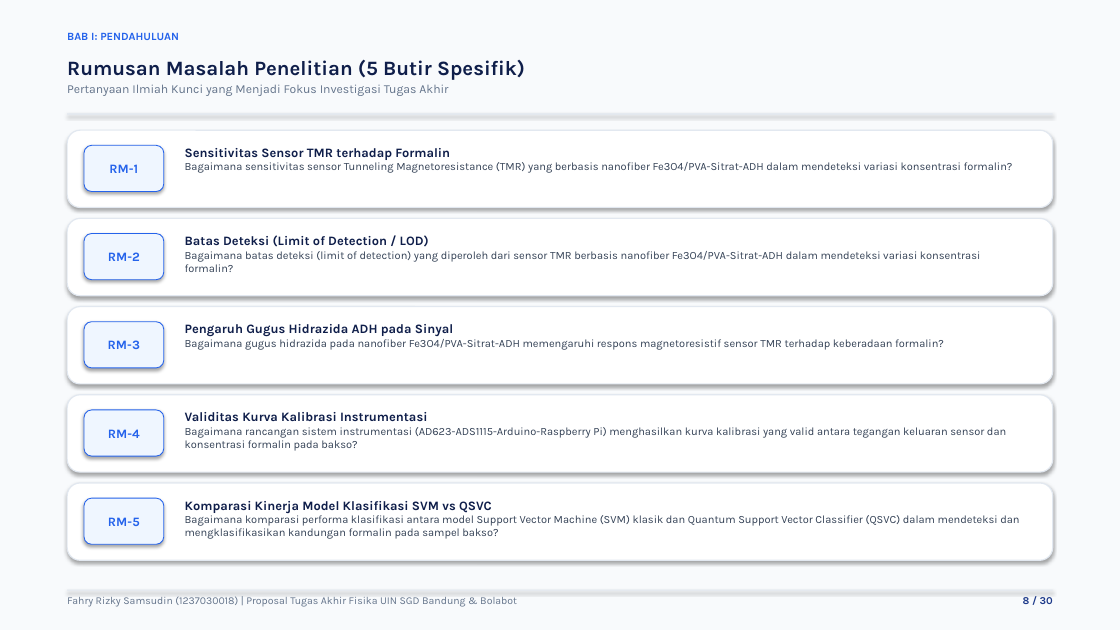
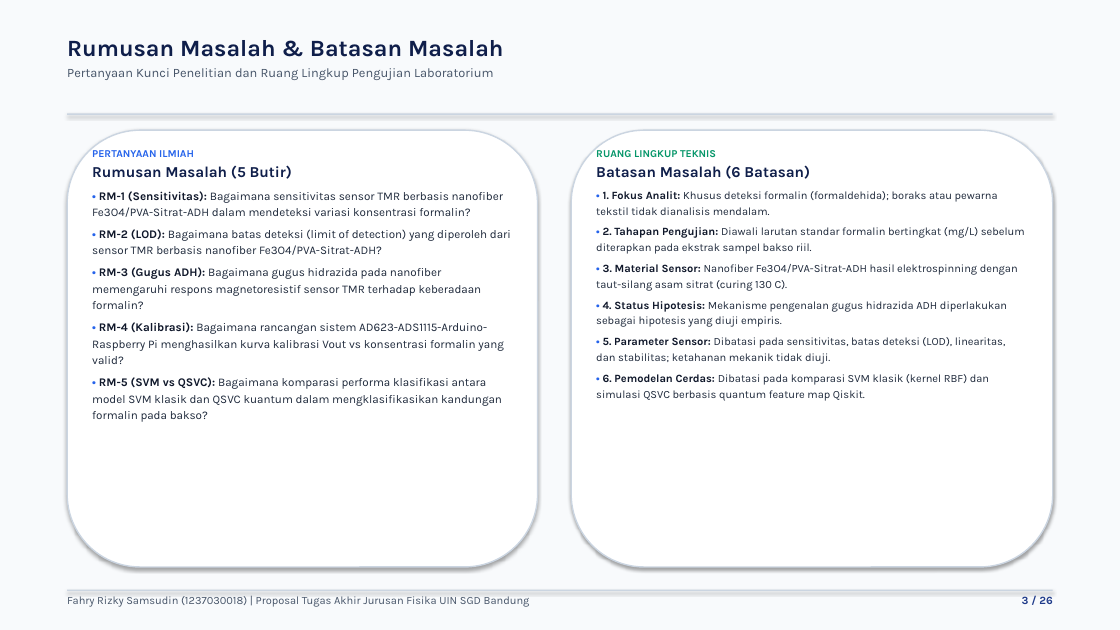
Before and after one commit to fahryrzky/PROPOSAL-TA-Fahry-RIzky-Samsudin, a slide deck: slide 3 of Proposal_TA_Fahry_Rizky_Samsudin.pptx (slide 8 before the commit). Drawn at 1120x630 pixels with LibreOffice and Linux fonts; fonts in the diff are those of the drawing. Boxes give left, top, right and bottom in pixels: in the first picture for what was removed or moved away, otherwise in the second. Text is boxed around its words. In the diff, an @@ line names an element or a change of style, - is before the commit and + after.

```diff
--- a/Proposal_TA_Fahry_Rizky_Samsudin.pptx
+++ b/Proposal_TA_Fahry_Rizky_Samsudin.pptx
@@ text at <box>67,40,503,80</box>: text changed; size 9.5 to 11 pt; text colour #2563EB to #475569; bold off @@
-BAB I: PENDAHULUAN
+Rumusan Masalah & Batasan Masalah
+Pertanyaan Kunci Penelitian dan Ruang Lingkup Pengujian Laboratorium
@@ text removed at <box>67,59,525,96</box> @@
-Rumusan Masalah Penelitian (5 Butir Spesifik)
-Pertanyaan Ilmiah Kunci yang Menjadi Fokus Investigasi Tugas Akhir
@@ rectangle at <box>67,113,1053,115</box>: fill #E2E8F0 to #CBD5E1 @@
@@ rounded rectangle removed at <box>67,130,1053,208</box> @@
@@ rounded rectangle added at <box>67,130,538,567</box>, fill #FFFFFF, outline #CBD5E1 1.2 pt @@
@@ rounded rectangle removed at <box>84,145,164,192</box> @@
-RM-1
@@ rounded rectangle added at <box>571,130,1053,567</box>, fill #FFFFFF, outline #CBD5E1 1.2 pt @@
@@ text added at <box>92,150,511,422</box>, 10 pt, text #1E293B @@
+PERTANYAAN ILMIAH
+Rumusan Masalah (5 Butir)
+• RM-1 (Sensitivitas): Bagaimana sensitivitas sensor TMR berbasis nanofiber Fe3O4/PVA-Sitrat-ADH dalam mendeteksi variasi konsentrasi formalin?
+• RM-2 (LOD): Bagaimana batas deteksi (limit of detection) yang diperoleh dari sensor TMR berbasis nanofiber Fe3O4/PVA-Sitrat-ADH?
+• RM-3 (Gugus ADH): Bagaimana gugus hidrazida pada nanofiber memengaruhi respons magnetoresistif sensor TMR terhadap keberadaan formalin?
+• RM-4 (Kalibrasi): Bagaimana rancangan sistem AD623-ADS1115-Arduino-Raspberry Pi menghasilkan kurva kalibrasi Vout vs konsentrasi formalin yang valid?
+• RM-5 (SVM vs QSVC): Bagaimana komparasi performa klasifikasi antara model SVM klasik dan QSVC kuantum dalam mengklasifikasikan kandungan formalin pada bakso?
@@ text at <box>596,150,1025,401</box>: text changed; text colour #334155 to #1E293B @@
-Sensitivitas Sensor TMR terhadap Formalin
-Bagaimana sensitivitas sensor Tunneling Magnetoresistance (TMR) yang berbasis nanofiber Fe3O4/PVA-Sitrat-ADH dalam mendeteksi variasi konsentrasi formalin?
+RUANG LINGKUP TEKNIS
+Batasan Masalah (6 Batasan)
+• 1. Fokus Analit: Khusus deteksi formalin (formaldehida); boraks atau pewarna tekstil tidak dianalisis mendalam.
+• 2. Tahapan Pengujian: Diawali larutan standar formalin bertingkat (mg/L) sebelum diterapkan pada ekstrak sampel bakso riil.
+• 3. Material Sensor: Nanofiber Fe3O4/PVA-Sitrat-ADH hasil elektrospinning dengan taut-silang asam sitrat (curing 130 C).
+• 4. Status Hipotesis: Mekanisme pengenalan gugus hidrazida ADH diperlakukan sebagai hipotesis yang diuji empiris.
+• 5. Parameter Sensor: Dibatasi pada sensitivitas, batas deteksi (LOD), linearitas, dan stabilitas; ketahanan mekanik tidak diuji.
+• 6. Pemodelan Cerdas: Dibatasi pada komparasi SVM klasik (kernel RBF) dan simulasi QSVC berbasis quantum feature map Qiskit.
@@ rounded rectangle removed at <box>67,218,1053,296</box> @@
@@ rounded rectangle removed at <box>84,234,164,280</box> @@
-RM-2
@@ text removed at <box>185,235,980,272</box> @@
-Batas Deteksi (Limit of Detection / LOD)
-Bagaimana batas deteksi (limit of detection) yang diperoleh dari sensor TMR berbasis nanofiber Fe3O4/PVA-Sitrat-ADH dalam mendeteksi variasi konsentrasi formalin?
@@ rounded rectangle removed at <box>67,307,1053,384</box> @@
@@ rounded rectangle removed at <box>84,322,164,368</box> @@
-RM-3
@@ text removed at <box>185,324,944,350</box> @@
-Pengaruh Gugus Hidrazida ADH pada Sinyal
-Bagaimana gugus hidrazida pada nanofiber Fe3O4/PVA-Sitrat-ADH memengaruhi respons magnetoresistif sensor TMR terhadap keberadaan formalin?
@@ rounded rectangle removed at <box>67,395,1053,472</box> @@
@@ rounded rectangle removed at <box>84,410,164,456</box> @@
-RM-4
@@ text removed at <box>185,412,1006,451</box> @@
-Validitas Kurva Kalibrasi Instrumentasi
-Bagaimana rancangan sistem instrumentasi (AD623-ADS1115-Arduino-Raspberry Pi) menghasilkan kurva kalibrasi yang valid antara tegangan keluaran sensor dan konsentrasi formalin pada bakso?
@@ rounded rectangle removed at <box>67,483,1053,560</box> @@
@@ rounded rectangle removed at <box>84,498,164,544</box> @@
-RM-5
@@ text removed at <box>185,501,1019,539</box> @@
-Komparasi Kinerja Model Klasifikasi SVM vs QSVC
-Bagaimana komparasi performa klasifikasi antara model Support Vector Machine (SVM) klasik dan Quantum Support Vector Classifier (QSVC) dalam mendeteksi dan mengklasifikasikan kandungan formalin pada sampel bakso?
@@ text at <box>67,596,530,607</box>: text changed; size 9 to 9.5 pt; text colour #64748B to #475569 @@
-Fahry Rizky Samsudin (1237030018) | Proposal Tugas Akhir Fisika UIN SGD Bandung & Bolabot
+Fahry Rizky Samsudin (1237030018) | Proposal Tugas Akhir Jurusan Fisika UIN SGD Bandung
@@ rectangle at <box>67,590,1053,591</box>: fill #E2E8F0 to #CBD5E1 @@
@@ text at <box>1022,596,1052,604</box>: text changed; size 9 to 9.5 pt @@
-8 / 30
+3 / 26
```
Also in this commit, not shown: 19 other slides changed, 6 slides added, 10 slides removed, 16 other files.
